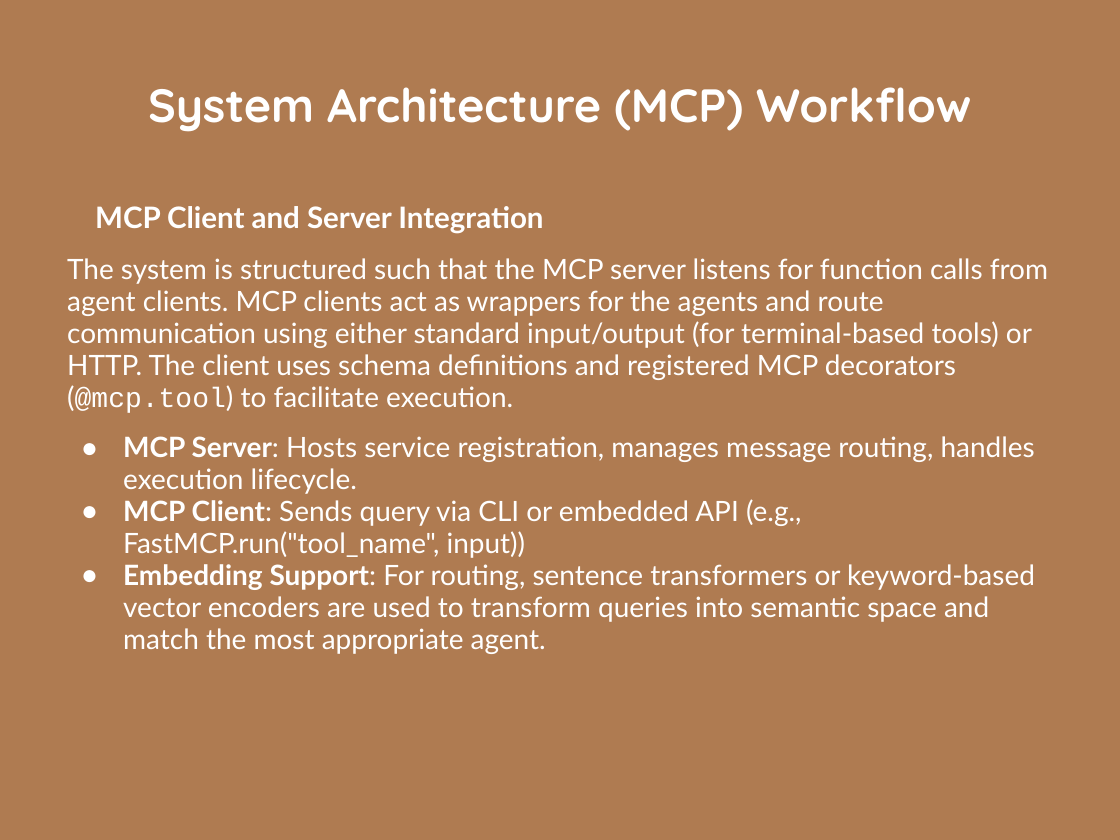
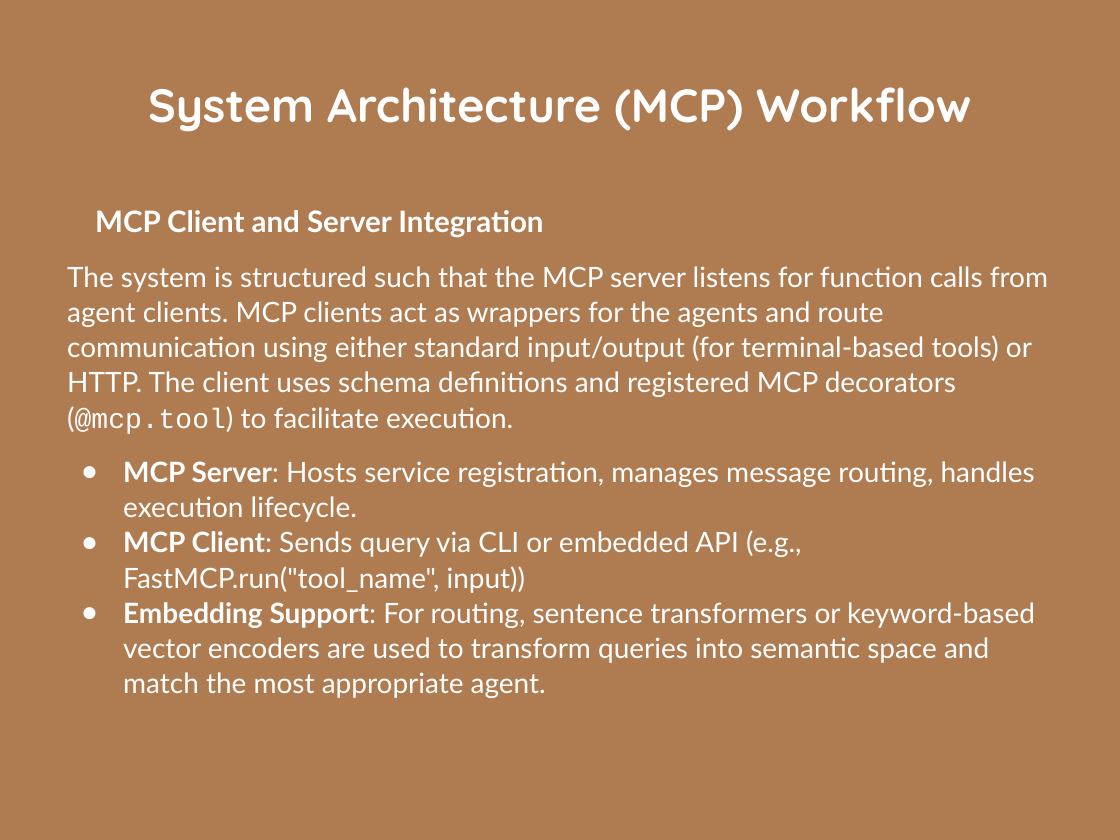
Before and after one commit to gshiva1975/AAI-510, a slide deck: slide 9 of finalproject-submission/Final Project SectionX-TeamGroup-9-Presentation.pptx (slide 10 before the commit). Drawn at 1120x840 pixels with LibreOffice and Linux fonts; fonts in the diff are those of the drawing; background and template pictures are left out. Boxes give left, top, right and bottom in pixels: in the first picture for what was removed or moved away, otherwise in the second. Text is boxed around its words. In the diff, an @@ line names an element or a change of style, - is before the commit and + after.

```diff
--- a/finalproject-submission/Final Project SectionX-TeamGroup-9-Presentation.pptx
+++ b/finalproject-submission/Final Project SectionX-TeamGroup-9-Presentation.pptx
@@ text "MCP Client and Server Integration" at box(67, 210, 1048, 698): line spacing 0.95 to 1.05 @@
```
Also in this commit, not shown: 3 other slides changed, 1 slide removed, 1 other file.
